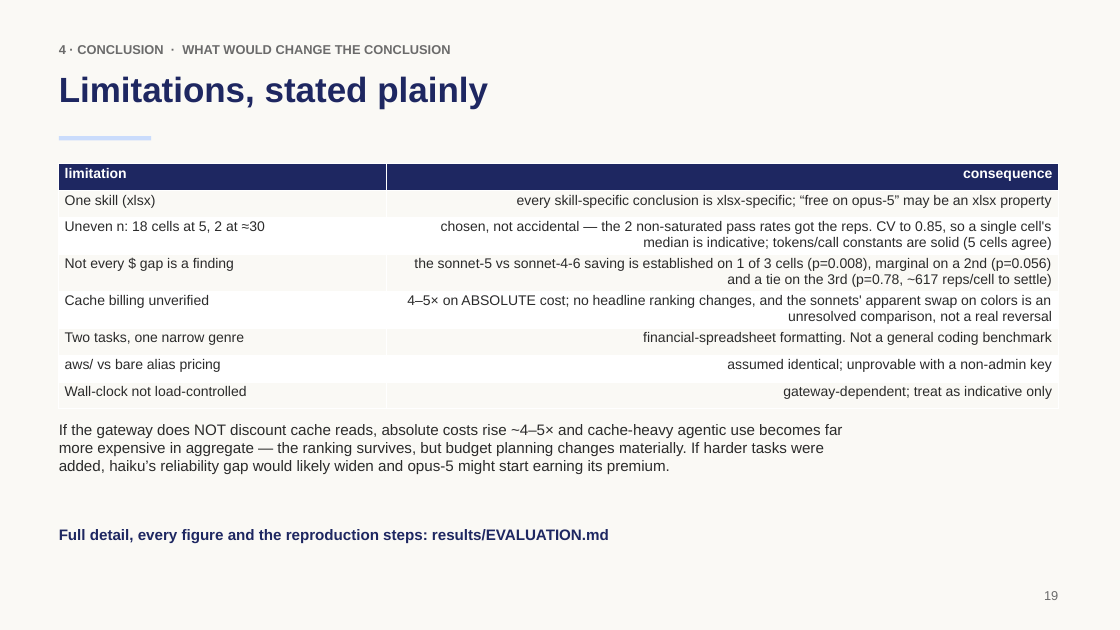
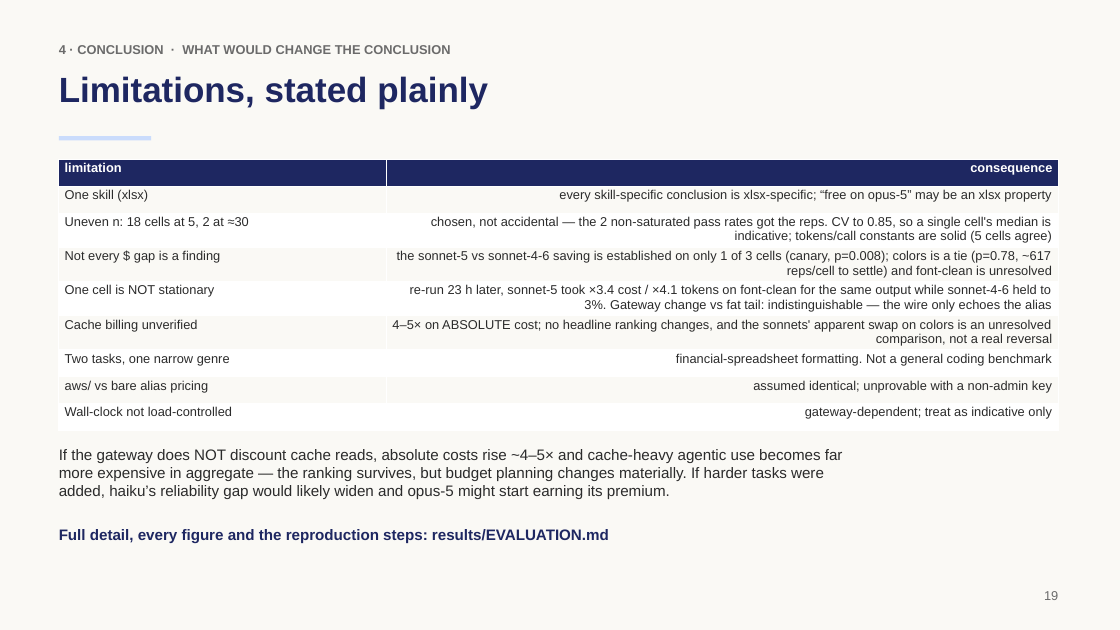
Before and after one commit to rossoctl/autobench-claudecode, a slide deck: slide 19 of results/autobench-claudecode-summary.pptx. Drawn at 1120x630 pixels with LibreOffice and Linux fonts; fonts in the diff are those of the drawing. Boxes give left, top, right and bottom in pixels: in the first picture for what was removed or moved away, otherwise in the second. Text is boxed around its words. In the diff, an @@ line names an element or a change of style, - is before the commit and + after.

```diff
--- a/results/autobench-claudecode-summary.pptx
+++ b/results/autobench-claudecode-summary.pptx
@@ table at <box>59,160,1059,423</box> @@
-row 4: Not every $ gap is a finding | the sonnet-5 vs sonnet-4-6 saving is established on 1 of 3 cells (p=0.008), marginal on a 2nd (p=0.056) and a tie on the 3rd (p=0.78, ~617 reps/cell to settle)
+row 4: Not every $ gap is a finding | the sonnet-5 vs sonnet-4-6 saving is established on only 1 of 3 cells (canary, p=0.008); colors is a tie (p=0.78, ~617 reps/cell to settle) and font-clean is unresolved
+row 5: One cell is NOT stationary | re-run 23 h later, sonnet-5 took ×3.4 cost / ×4.1 tokens on font-clean for the same output while sonnet-4-6 held to 3%. Gateway change vs fat tail: indistinguishable — the wire only echoes the alias
@@ table: place and size @@
-table at <box>59,164,1059,403</box>
+table at <box>59,160,1059,423</box>
@@ text "If the gateway does NOT ...": place and size @@
-text "If the gateway does NOT ..." at <box>59,424,843,474</box>
+text "If the gateway does NOT ..." at <box>59,449,843,499</box>
```
Also in this commit, not shown: 3 other slides changed, 7 other files.
